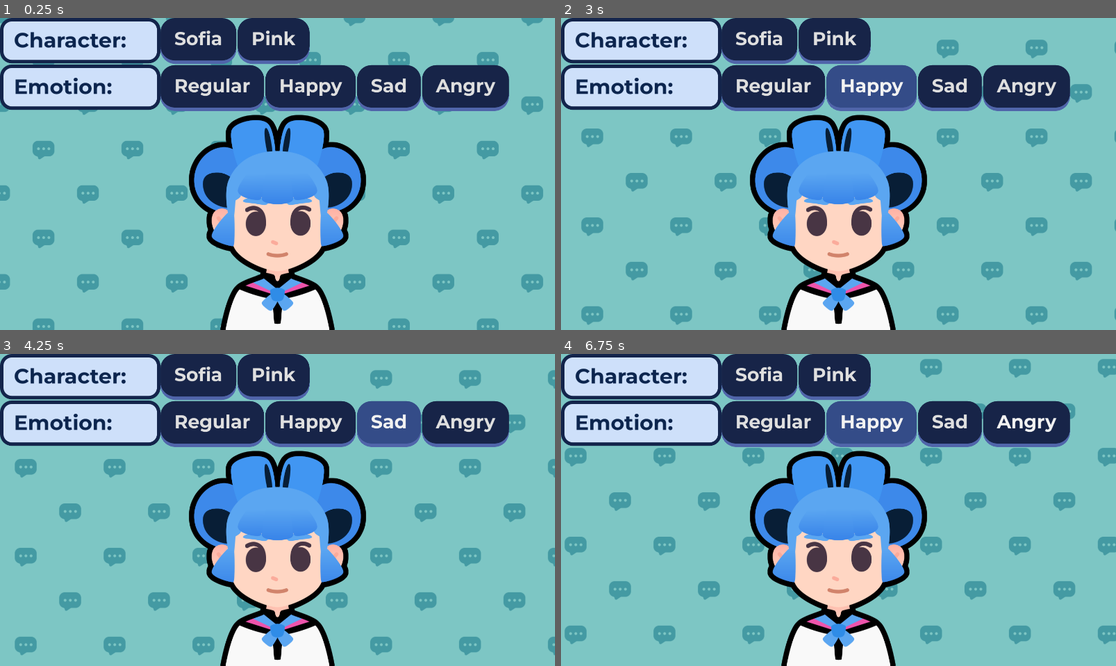
Above: before the commit, frames 1-4 (two rows, left to right).
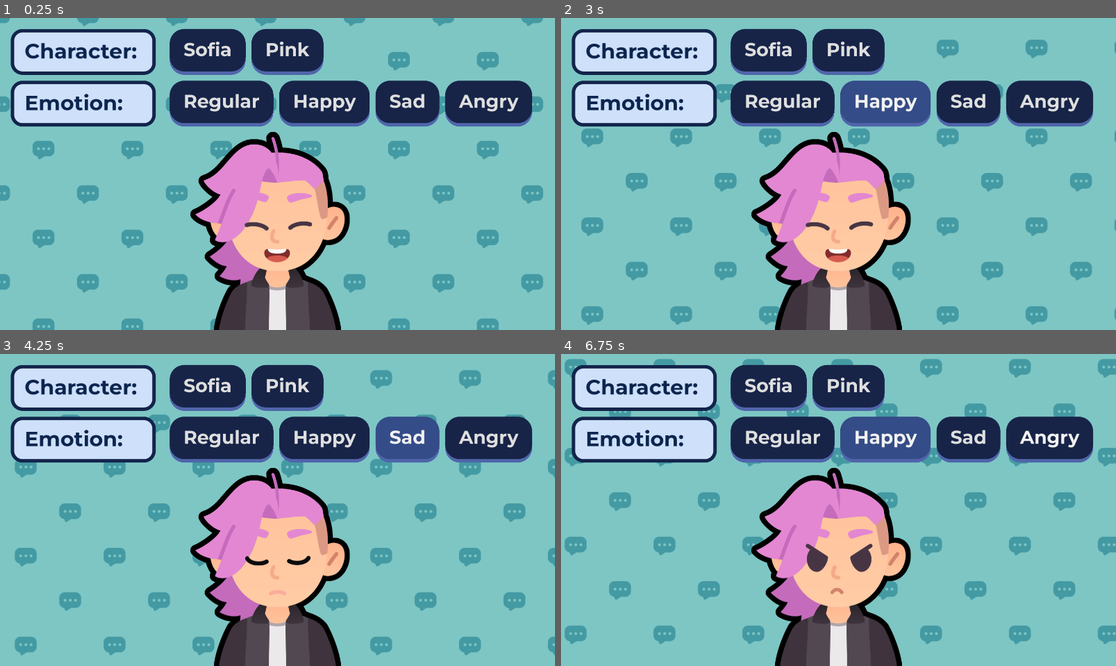
Above: after the commit, the same moments.

Repository: jonathanngkh/gdquest-jon
Game: Godot game, scene res://lessons/expressions.tscn
The game is run twice, just before and just after one commit, with the same random seed, the same clock (stepped at 60 frames per second) and the same inputs. The project has no main scene, so this scene is started directly. Sound files missing from this copy of the repository are replaced by a short silence.
Inputs (mouse positions are in pixels of both pictures, inside the frame that each line leads up to):
- Up to frame 1 (0.25 s): no input
- Up to frame 2 (3 s): click "Sofia" at 0.5 s; click "Pink" at 1.25 s; click "Regular" at 2 s; click "Happy" at 2.75 s
- Up to frame 3 (4.25 s): click "Sad" at 3.5 s
- Up to frame 4 (6.75 s): click "Angry" at 4.25 s; tap Enter at 5 s; move the mouse to (960, 494) at 5.02 s; press the mouse at (960, 494) at 5.03 s; hold D (move_right) 5.03-5.78 s; tap Space at 5.27, 6.02 s; move the mouse to (727, 525) at 5.77 s; release the mouse at (727, 525) at 5.78 s; hold S (move_down) 5.78-6.53 s; right-click (727, 525) at 5.85 s; move the mouse to (894, 441) at 6.52 s; hold D (move_right) from 6.53 s (still down); tap Z at 6.6 s

The runs differ from the first frame. In frame 1, 34% of the frame differs, in the area x 0-96%, y 0-100%; in frame 2, 35%; in frame 3, 35%; in frame 4, 34%.

Commit message:
lambdas, arrays of preloaded file paths, theme margin for v/hboxcontainers, array convention for dictionary as opposed to attr accessor

Diff:
--- a/M07.telling_a_story_workbook/lessons/expressions.gd
+++ b/M07.telling_a_story_workbook/lessons/expressions.gd
@@ -6,13 +6,54 @@
 @onready var button_happy: Button = %ButtonHappy
 @onready var button_sad: Button = %ButtonSad
 @onready var button_angry: Button = %ButtonAngry
+@onready var body: TextureRect = $Body
+@onready var expression: TextureRect = $Body/Expression
+
+var expressions: Dictionary = {
+	"regular" = preload("res://assets/emotion_regular.png"),
+	"happy" = preload("res://assets/emotion_happy.png"),
+	"angry" = preload("res://assets/extras/emotion_angry.png"),
+	"sad" = preload("res://assets/emotion_sad.png")
+}
+
+
+var characters: Dictionary = {
+	"pink" = preload("res://assets/pink.png"),
+	"sofia" = preload("res://assets/sophia.png")
+}
+
 
 # Called when the node enters the scene tree for the first time.
 func _ready() -> void:
-	#button_sofia.pressed.connect()
-	pass
+	body.texture = characters["pink"]
+	expression.texture = expressions["happy"]
+	button_pink.pressed.connect(_on_button_pink_pressed)
+	button_sofia.pressed.connect(_on_button_sofia_pressed)
+	button_happy.pressed.connect(_on_button_happy_pressed)
+	button_angry.pressed.connect(_on_button_angry_pressed)
+	button_sad.pressed.connect(_on_button_sad_pressed)
+	button_regular.pressed.connect(_on_button_regular_pressed)
 
 
-# Called every frame. 'delta' is the elapsed time since the previous frame.
-func _process(delta: float) -> void:
-	pass
+func _on_button_pink_pressed() -> void:
+	body.texture = characters["pink"]
+
+
+func _on_button_sofia_pressed() -> void:
+	body.texture = characters["sofia"]
+
+
+func _on_button_happy_pressed() -> void:
+	expression.texture = expressions["happy"]
+
+
+func _on_button_sad_pressed() -> void:
+	expression.texture = expressions["sad"]
+
+
+func _on_button_regular_pressed() -> void:
+	expression.texture = expressions["regular"]
+
+
+func _on_button_angry_pressed() -> void:
+	expression.texture = expressions["angry"]
--- a/M07.telling_a_story_workbook/lessons/expressions.tscn
+++ b/M07.telling_a_story_workbook/lessons/expressions.tscn
@@ -26,7 +26,7 @@
 grow_vertical = 2
 theme = ExtResource("1_3g3im")
 script = ExtResource("2_oyhxq")
-metadata/_edit_vertical_guides_ = [1920.0, 1680.0]
+metadata/_edit_vertical_guides_ = [1920.0]
 
 [node name="Background" type="ColorRect" parent="."]
 material = SubResource("ShaderMaterial_xw5kj")
@@ -63,8 +63,10 @@
 
 [node name="LabelsVBoxContainer" type="VBoxContainer" parent="."]
 layout_mode = 0
-offset_right = 555.0
-offset_bottom = 318.0
+offset_left = 37.0
+offset_top = 38.0
+offset_right = 539.0
+offset_bottom = 376.0
 
 [node name="CharacterLabel" type="RichTextLabel" parent="LabelsVBoxContainer"]
 layout_mode = 2
@@ -80,9 +82,11 @@
 
 [node name="VBoxContainer" type="VBoxContainer" parent="."]
 layout_mode = 0
-offset_left = 555.0
-offset_right = 1579.0
-offset_bottom = 322.0
+offset_left = 587.0
+offset_top = 38.0
+offset_right = 1839.0
+offset_bottom = 376.0
+metadata/_edit_group_ = true
 
 [node name="HBoxContainer" type="HBoxContainer" parent="VBoxContainer"]
 layout_mode = 2
@@ -95,24 +99,24 @@
 text = "Sofia"
 script = ExtResource("7_3mdsn")
 
+[node name="ButtonMouseExitedSound" type="AudioStreamPlayer" parent="VBoxContainer/HBoxContainer/ButtonSofia"]
+stream = ExtResource("8_hwvlp")
+volume_db = 24.0
+pitch_scale = 0.8
+
+[node name="ButtonDownSound" type="AudioStreamPlayer" parent="VBoxContainer/HBoxContainer/ButtonSofia"]
+stream = ExtResource("8_hwvlp")
+volume_db = 24.0
+pitch_scale = 2.0
+
+[node name="ButtonUpSound" type="AudioStreamPlayer" parent="VBoxContainer/HBoxContainer/ButtonSofia"]
+stream = ExtResource("8_hwvlp")
+volume_db = 24.0
+
 [node name="ButtonHoverSound" type="AudioStreamPlayer" parent="VBoxContainer/HBoxContainer/ButtonSofia"]
 stream = ExtResource("8_hwvlp")
-volume_db = 10.0
-pitch_scale = 1.2
-
-[node name="ButtonMouseExitedSound" type="AudioStreamPlayer" parent="VBoxContainer/HBoxContainer/ButtonSofia"]
-stream = ExtResource("8_hwvlp")
-volume_db = 10.0
-pitch_scale = 0.8
-
-[node name="ButtonDownSound" type="AudioStreamPlayer" parent="VBoxContainer/HBoxContainer/ButtonSofia"]
-stream = ExtResource("8_hwvlp")
-volume_db = 10.0
-pitch_scale = 2.0
-
-[node name="ButtonUpSound" type="AudioStreamPlayer" parent="VBoxContainer/HBoxContainer/ButtonSofia"]
-stream = ExtResource("8_hwvlp")
-volume_db = 10.0
+volume_db = 24.0
+pitch_scale = 1.2
 
 [node name="ButtonPink" type="Button" parent="VBoxContainer/HBoxContainer"]
 unique_name_in_owner = true
@@ -124,22 +128,22 @@
 
 [node name="ButtonHoverSound" type="AudioStreamPlayer" parent="VBoxContainer/HBoxContainer/ButtonPink"]
 stream = ExtResource("8_hwvlp")
-volume_db = 10.0
+volume_db = 24.0
 pitch_scale = 1.2
 
 [node name="ButtonMouseExitedSound" type="AudioStreamPlayer" parent="VBoxContainer/HBoxContainer/ButtonPink"]
 stream = ExtResource("8_hwvlp")
-volume_db = 10.0
+volume_db = 24.0
 pitch_scale = 0.8
 
 [node name="ButtonDownSound" type="AudioStreamPlayer" parent="VBoxContainer/HBoxContainer/ButtonPink"]
 stream = ExtResource("8_hwvlp")
-volume_db = 10.0
+volume_db = 24.0
 pitch_scale = 2.0
 
 [node name="ButtonUpSound" type="AudioStreamPlayer" parent="VBoxContainer/HBoxContainer/ButtonPink"]
 stream = ExtResource("8_hwvlp")
-volume_db = 10.0
+volume_db = 24.0
 
 [node name="HBoxContainer2" type="HBoxContainer" parent="VBoxContainer"]
 layout_mode = 2
@@ -154,22 +158,22 @@
 
 [node name="ButtonHoverSound" type="AudioStreamPlayer" parent="VBoxContainer/HBoxContainer2/ButtonRegular"]
 stream = ExtResource("8_hwvlp")
-volume_db = 10.0
+volume_db = 24.0
 pitch_scale = 1.2
 
 [node name="ButtonMouseExitedSound" type="AudioStreamPlayer" parent="VBoxContainer/HBoxContainer2/ButtonRegular"]
 stream = ExtResource("8_hwvlp")
-volume_db = 10.0
+volume_db = 24.0
 pitch_scale = 0.8
 
 [node name="ButtonDownSound" type="AudioStreamPlayer" parent="VBoxContainer/HBoxContainer2/ButtonRegular"]
 stream = ExtResource("8_hwvlp")
-volume_db = 10.0
+volume_db = 24.0
 pitch_scale = 2.0
 
 [node name="ButtonUpSound" type="AudioStreamPlayer" parent="VBoxContainer/HBoxContainer2/ButtonRegular"]
 stream = ExtResource("8_hwvlp")
-volume_db = 10.0
+volume_db = 24.0
 
 [node name="ButtonHappy" type="Button" parent="VBoxContainer/HBoxContainer2"]
 unique_name_in_owner = true
@@ -181,22 +185,22 @@
 
 [node name="ButtonHoverSound" type="AudioStreamPlayer" parent="VBoxContainer/HBoxContainer2/ButtonHappy"]
 stream = ExtResource("8_hwvlp")
-volume_db = 10.0
+volume_db = 24.0
 pitch_scale = 1.2
 
 [node name="ButtonMouseExitedSound" type="AudioStreamPlayer" parent="VBoxContainer/HBoxContainer2/ButtonHappy"]
 stream = ExtResource("8_hwvlp")
-volume_db = 10.0
+volume_db = 24.0
 pitch_scale = 0.8
 
 [node name="ButtonDownSound" type="AudioStreamPlayer" parent="VBoxContainer/HBoxContainer2/ButtonHappy"]
 stream = ExtResource("8_hwvlp")
-volume_db = 10.0
+volume_db = 24.0
 pitch_scale = 2.0
 
 [node name="ButtonUpSound" type="AudioStreamPlayer" parent="VBoxContainer/HBoxContainer2/ButtonHappy"]
 stream = ExtResource("8_hwvlp")
-volume_db = 10.0
+volume_db = 24.0
 
 [node name="ButtonSad" type="Button" parent="VBoxContainer/HBoxContainer2"]
 unique_name_in_owner = true
@@ -208,22 +212,22 @@
 
 [node name="ButtonHoverSound" type="AudioStreamPlayer" parent="VBoxContainer/HBoxContainer2/ButtonSad"]
 stream = ExtResource("8_hwvlp")
-volume_db = 10.0
+volume_db = 24.0
 pitch_scale = 1.2
 
 [node name="ButtonMouseExitedSound" type="AudioStreamPlayer" parent="VBoxContainer/HBoxContainer2/ButtonSad"]
 stream = ExtResource("8_hwvlp")
-volume_db = 10.0
+volume_db = 24.0
 pitch_scale = 0.8
 
 [node name="ButtonDownSound" type="AudioStreamPlayer" parent="VBoxContainer/HBoxContainer2/ButtonSad"]
 stream = ExtResource("8_hwvlp")
-volume_db = 10.0
+volume_db = 24.0
 pitch_scale = 2.0
 
 [node name="ButtonUpSound" type="AudioStreamPlayer" parent="VBoxContainer/HBoxContainer2/ButtonSad"]
 stream = ExtResource("8_hwvlp")
-volume_db = 10.0
+volume_db = 24.0
 
 [node name="ButtonAngry" type="Button" parent="VBoxContainer/HBoxContainer2"]
 unique_name_in_owner = true
@@ -235,22 +239,22 @@
 
 [node name="ButtonHoverSound" type="AudioStreamPlayer" parent="VBoxContainer/HBoxContainer2/ButtonAngry"]
 stream = ExtResource("8_hwvlp")
-volume_db = 10.0
+volume_db = 24.0
 pitch_scale = 1.2
 
 [node name="ButtonMouseExitedSound" type="AudioStreamPlayer" parent="VBoxContainer/HBoxContainer2/ButtonAngry"]
 stream = ExtResource("8_hwvlp")
-volume_db = 10.0
+volume_db = 24.0
 pitch_scale = 0.8
 
 [node name="ButtonDownSound" type="AudioStreamPlayer" parent="VBoxContainer/HBoxContainer2/ButtonAngry"]
 stream = ExtResource("8_hwvlp")
-volume_db = 10.0
+volume_db = 24.0
 pitch_scale = 2.0
 
 [node name="ButtonUpSound" type="AudioStreamPlayer" parent="VBoxContainer/HBoxContainer2/ButtonAngry"]
 stream = ExtResource("8_hwvlp")
-volume_db = 10.0
+volume_db = 24.0
 
 [node name="TalkingSound" type="AudioStreamPlayer" parent="."]
 stream = ExtResource("17_u12ch")
--- a/M07.telling_a_story_workbook/lessons/main_theme.tres
+++ b/M07.telling_a_story_workbook/lessons/main_theme.tres
@@ -31,5 +31,7 @@
 Button/styles/hover = ExtResource("1_c555d")
 Button/styles/normal = ExtResource("2_u5dih")
 Button/styles/pressed = ExtResource("3_ncs1c")
+HBoxContainer/constants/separation = 20
 RichTextLabel/colors/default_color = Color(0.0470588, 0.145098, 0.305882, 1)
 RichTextLabel/styles/normal = SubResource("StyleBoxFlat_b2drv")
+VBoxContainer/constants/separation = 20
